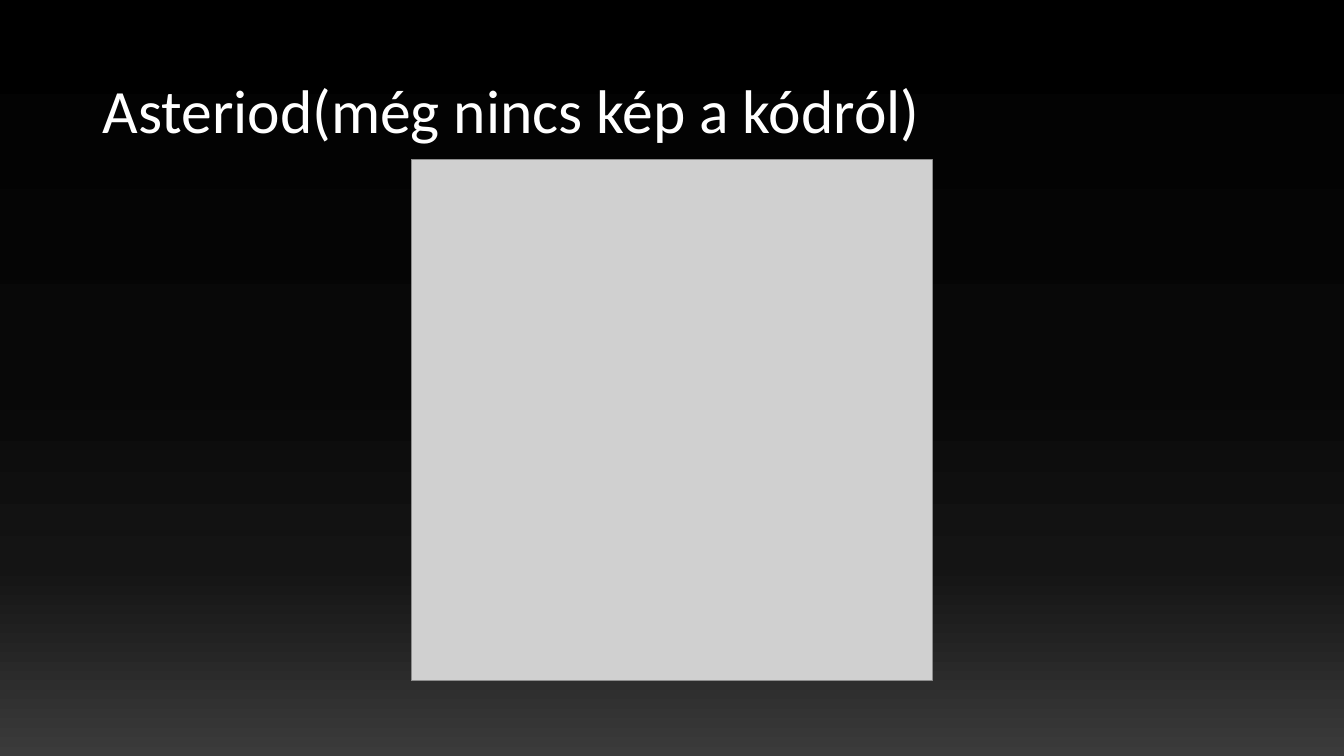
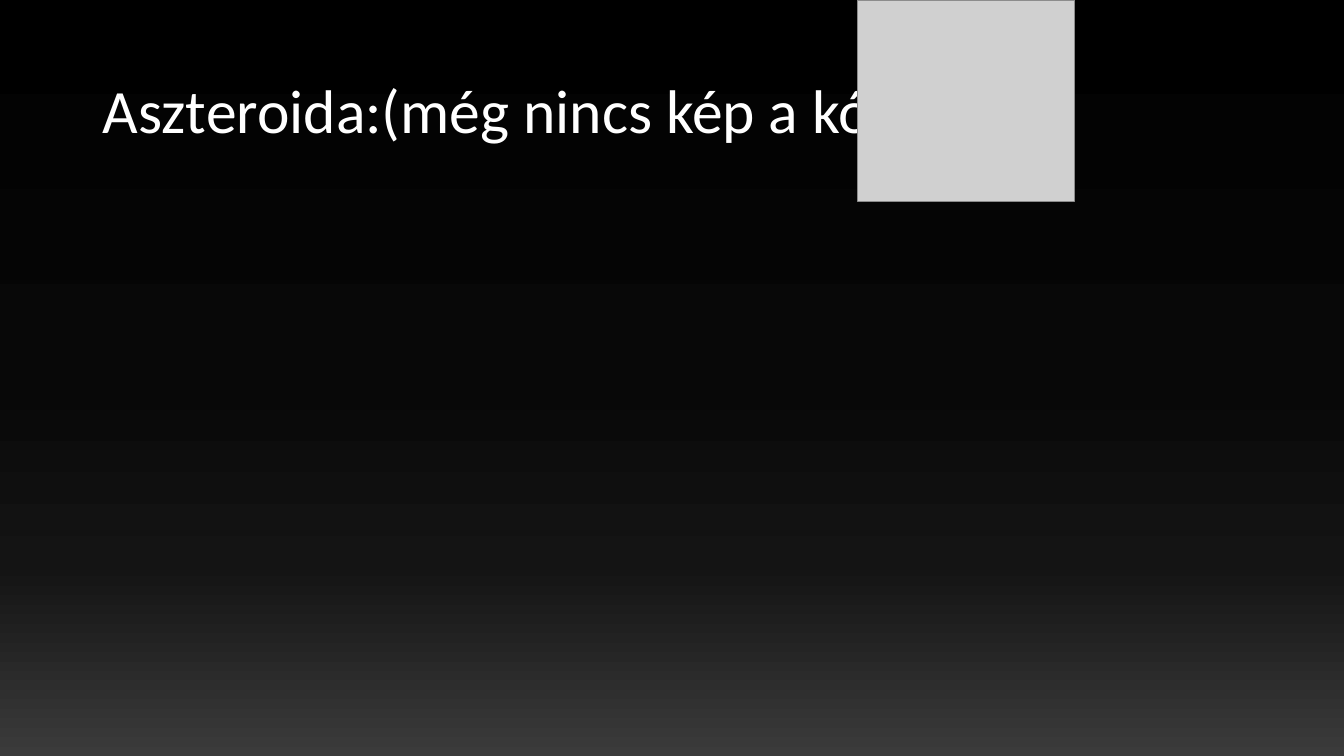
Before and after one commit to szollingerrajmund/SpaceHunter, a slide deck: slide 3 of PPT/Space Hunter.pptx. Drawn at 1344x756 pixels with LibreOffice and Linux fonts; fonts in the diff are those of the drawing; grey boxes stand for pictures. Boxes give left, top, right and bottom in pixels: in the first picture for what was removed or moved away, otherwise in the second. Text is boxed around its words. In the diff, an @@ line names an element or a change of style, - is before the commit and + after.

```diff
--- a/PPT/Space Hunter.pptx
+++ b/PPT/Space Hunter.pptx
@@ picture: place and size @@
-picture at <box>411,160,933,682</box>
+picture at <box>858,0,1075,201</box>
@@ title at <box>102,82,988,148</box>: text changed @@
-Asteriod(még nincs kép a kódról)
+Aszteroida:(még nincs kép a kódról)
```
Also in this commit, not shown: 3 other slides changed, 2 slides added, 2 slides removed.
